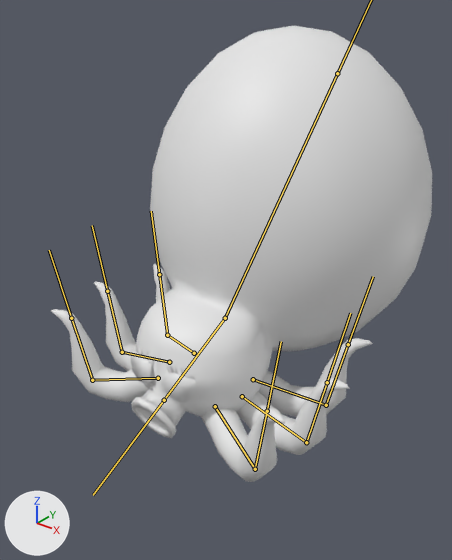
The FBX model Island Defence/Assets/Models/squid MAMA.fbx, before and after one commit.
Camera for both pictures: a camera (50 mm lens) standing at (1.93, -2.19, 2.24) and looking at (-0.1, 0.35, 0.66). Lighting does not change. The marker at lower left points along +X, +Y and +Z. The bones that bend it are drawn over the model as lines.
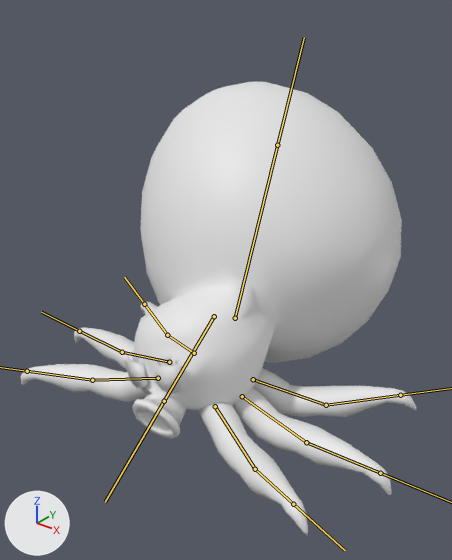
The newer file adds an action. The first version stands in its rest pose; the second is drawn at frame 61 of the action 'Armature|nieuwe death'.

The change in detail:
Bone 'Bone' (bone_bone) moves from (0.0, 0.0, 0.0) to (-0.087, 0.007, 0.022).
Bone 'Bone' (bone_bone) turns from (0, 0, 0) to (-1, 16, -9) degrees about its own x, y and z.
Bone 'Bone.001' (bone_bone_001) moves from (0.0, 0.0, 0.0) to (0.072, 0.019, 0.02).
Bone 'Bone.001' (bone_bone_001) turns from (0, 0, 0) to (-23, -18, 34) degrees about its own x, y and z.
Bone 'Foot.Front.R' (bone_foot_front_r) turns from (0, 0, 0) to (26, 13, -48) degrees about its own x, y and z.
Bone 'Foot.middle.R' (bone_foot_middle_r) turns from (0, 0, 0) to (2, 2, -72) degrees about its own x, y and z.
Bone 'Foot.back.R' (bone_foot_back_r) turns from (0, 0, 0) to (-16, -7, -52) degrees about its own x, y and z.
Bone 'Foot.Front.L' (bone_foot_front_l) turns from (0, 0, 0) to (28, -20, 65) degrees about its own x, y and z.
Bone 'Foot.middle.L' (bone_foot_middle_l) turns from (0, 0, 0) to (0, 0, 78) degrees about its own x, y and z.
Bone 'Foot.back.L' (bone_foot_back_l) turns from (0, 0, 0) to (-23, 15, 65) degrees about its own x, y and z.

Pixel boxes (x1, y1, x2, y2) of what changed, in the pictures (452 x 560 px):
'Circle.001', posed (8% narrower, 14% shorter)
    before: (130, 26, 432, 438)
    after: (124, 82, 402, 438)
'Cylinder.002', posed (23% wider)
    before: (51, 309, 285, 482)
    after: (21, 364, 308, 535)
'Cylinder', posed (24% wider)
    before: (94, 281, 350, 455)
    after: (74, 327, 392, 496)
'Cylinder.001', posed (25% wider, 24% shorter)
    before: (153, 264, 373, 417)
    after: (141, 301, 417, 417)
bone 'Bone', root to tip
    before: (225, 318) to (164, 400)
    after: (214, 316) to (164, 401)
bone 'Bone.001', root to tip
    before: (225, 318) to (337, 73)
    after: (235, 318) to (277, 145)
bone 'Foot.Front.R', root to tip
    before: (255, 469) to (267, 411)
    after: (255, 469) to (293, 504)
bone 'Foot.middle.R', root to tip
    before: (306, 442) to (327, 382)
    after: (306, 442) to (380, 473)
bone 'Foot.back.R', root to tip
    before: (326, 405) to (348, 344)
    after: (326, 405) to (400, 395)
bone 'Foot.Front.L', root to tip
    before: (92, 380) to (71, 318)
    after: (92, 380) to (27, 371)
bone 'Foot.middle.L', root to tip
    before: (122, 352) to (107, 291)
    after: (122, 352) to (79, 331)
bone 'Foot.back.L', root to tip
    before: (167, 335) to (159, 274)
    after: (167, 335) to (144, 304)
